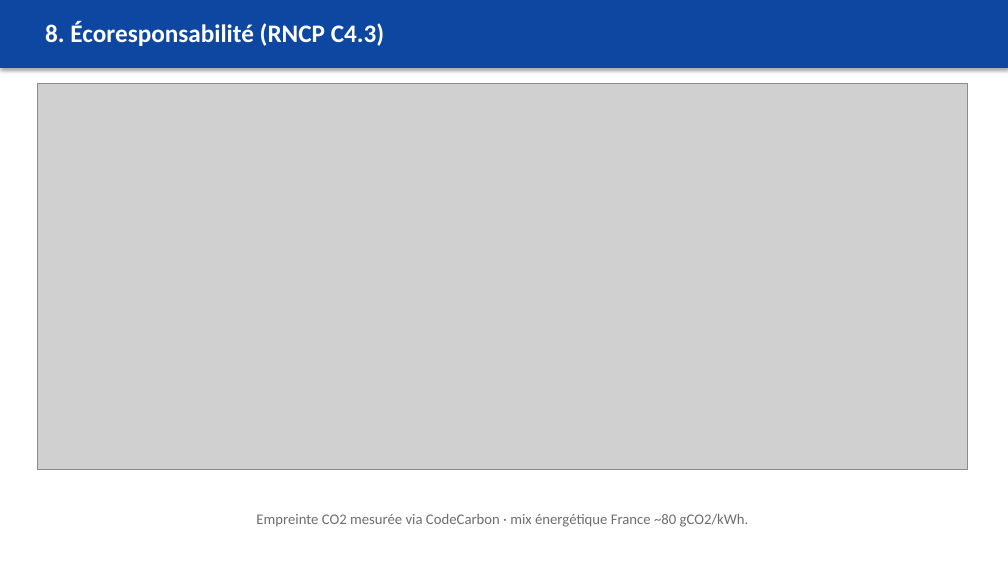
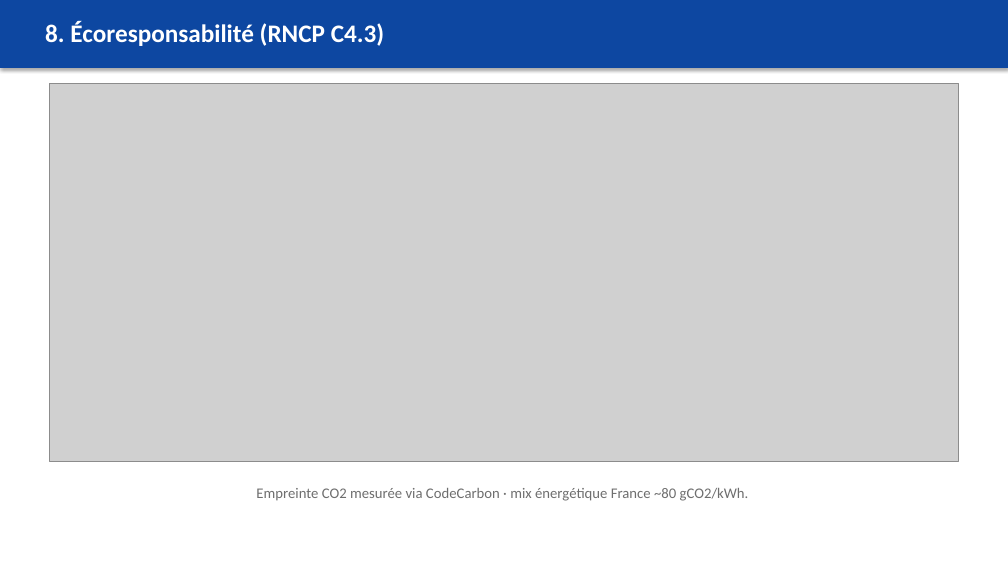
Before and after one commit to Adam-Blf/maintenance-predictive-industrielle, a slide deck: slide 9 of reports/presentation.pptx. Drawn at 1008x567 pixels with LibreOffice and Linux fonts; fonts in the diff are those of the drawing; grey boxes stand for pictures. Boxes give left, top, right and bottom in pixels: in the first picture for what was removed or moved away, otherwise in the second. Text is boxed around its words. In the diff, an @@ line names an element or a change of style, - is before the commit and + after.

```diff
--- a/reports/presentation.pptx
+++ b/reports/presentation.pptx
@@ picture: place and size @@
-picture at [38, 83, 968, 470]
+picture at [49, 83, 958, 461]
@@ text "Empreinte CO2 mesurée via CodeCarbon ...": place and size @@
-text "Empreinte CO2 mesurée via CodeCarbon ..." at [256, 514, 749, 527]
+text "Empreinte CO2 mesurée via CodeCarbon ..." at [256, 488, 749, 501]
```
Also in this commit, not shown: 7 other slides changed, 3 other files.
